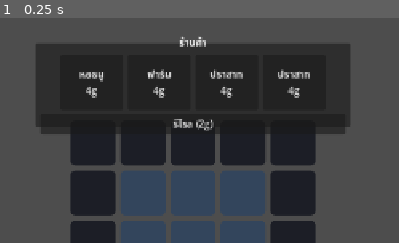
Above: before the commit, frame 1.
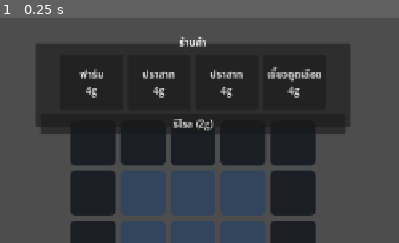
Above: after the commit, the same moment.

Repository: lnwextra2/9-Kings-at-home
Game: Godot game, scene res://scenes/main.tscn
Two runs of this game, one before a commit and one after it. Both use one fixed random seed, a clock stepped at 60 frames per second and the inputs below.
Inputs:
- Up to frame 1 (0.25 s): no input
The pictures show only the part of the screen within x 26-76%, y 0-50%; the shares and areas given below are measured in that part.

The runs differ from the first frame. In frame 1, 0.8% of the frame differs, in the area x 19-81%, y 21-29%.

Commit message:
M4 (core): wave color system — enemies use player cards by color
- GameState.wave_color rolled each floor from colors that have soldier cards
  (currently blue + red); enemy_reroll_cost
- WaveGen: enemies = soldier cards of wave_color, deck of card x level (level
  uncapped via level_for), spawned to count_for budget — no separate roster
- Stats.make_instance_at: compute stats for an arbitrary (uncapped) level
- reward pool = cards of the wave color just fought; GameSim reroll_color action
  (10g, +10 permanent); wave color re-rolls on floor advance
- verified: blue f20 -> archer enemies at level 6, red -> goblins, reward by color

Co-Authored-By: Claude Opus 4.8 <noreply@anthropic.com>

Diff:
--- a/new-game-project/core/game_sim.gd
+++ b/new-game-project/core/game_sim.gd
@@ -22,6 +22,8 @@
             return _pick_reward(state, action.index)
         &"reroll_reward":
             return _reroll_reward(state)
+        &"reroll_color":
+            return _reroll_color(state)
         &"dbg_give":
             state.hand.append(action.data_id)
             return true
@@ -119,7 +121,7 @@
 
 
 static func _roll_reward(state: GameState) -> void:
-    var p: Array = Shop.pool()
+    var p: Array = _reward_pool(state)
     state.reward_cards = []
     for i in 3:
         state.reward_cards.append(state.rng.pick(p).id)
@@ -133,8 +135,27 @@
     state.hand.append(state.reward_cards[index])
     state.reward_cards = []
     state.floor_num += 1
+    state.wave_color = WaveGen.roll_color(state.rng)   # สุ่มสีศัตรู floor ถัดไป
     Shop.roll(state)
     state.phase = &"planning"
+    return true
+
+
+## reward pool = การ์ดสีเดียวกับศัตรูที่เพิ่งสู้ (fallback ร้าน)
+static func _reward_pool(state: GameState) -> Array:
+    var p: Array = Content.by_color(state.wave_color)
+    if p.is_empty():
+        p = Shop.pool()
+    return p
+
+
+## รีโรลสีศัตรู — แพงขึ้นถาวรครั้งละ 10g
+static func _reroll_color(state: GameState) -> bool:
+    if state.gold < state.enemy_reroll_cost:
+        return false
+    state.gold -= state.enemy_reroll_cost
+    state.enemy_reroll_cost += 10
+    state.wave_color = WaveGen.roll_color(state.rng)
     return true
 
 
@@ -143,7 +164,7 @@
         return false
     state.gold -= state.reward_reroll_cost
     state.reward_reroll_cost += 10
-    var p: Array = Shop.pool()
+    var p: Array = _reward_pool(state)
     state.reward_cards = []
     for i in 3:
         state.reward_cards.append(state.rng.pick(p).id)
--- a/new-game-project/core/game_state.gd
+++ b/new-game-project/core/game_state.gd
@@ -4,6 +4,8 @@
 
 var phase: StringName = &"planning"   # planning / combat / reward / gameover
 var floor_num: int = 1
+var wave_color: StringName = &"blue"   # สีศัตรูเวฟนี้ (ศัตรูใช้การ์ดผู้เล่นสีนี้)
+var enemy_reroll_cost: int = 10        # รีโรลสีศัตรู (แพงขึ้นถาวร)
 var gold: int = 30
 var gold_earned: int = 0               # ทองสะสมทั้ง run (สำหรับหน้าสรุป)
 var base_hp: int = 3                   # ชีวิตบ้าน
@@ -35,6 +37,7 @@
 static func new_run(cfg: RunConfig) -> GameState:
 	var s := GameState.new()
 	s.rng = Rng.new()
+	s.wave_color = WaveGen.roll_color(s.rng)
 	s.cols = cfg.board_cols
 	s.rows = cfg.board_rows
 	s.gold = cfg.start_gold
--- a/new-game-project/core/stats.gd
+++ b/new-game-project/core/stats.gd
@@ -18,6 +18,19 @@
         "abilities": d.abilities.duplicate(true),
         "no_spawn": false,
     }
+
+
+## สร้าง instance ที่ level กำหนด (ไม่ cap — สำหรับศัตรู): stat = base × (1+growth)^(lv-1)
+static func make_instance_at(data_id: StringName, level: int) -> Dictionary:
+    var d: CardData = Content.card(data_id)
+    var inst := make_instance(data_id)
+    inst.level = level
+    var g: float = float(level - 1)
+    inst.cur_hp = d.max_hp * pow(1.0 + d.growth_hp, g)
+    inst.cur_attack = d.attack * pow(1.0 + d.growth_attack, g)
+    inst.cur_aspd = pow(1.0 + d.growth_attack_speed, g)
+    inst.cur_count = d.base_count * level
+    return inst
 
 
 ## อัปเลเวล: hp/atk/aspd โต compound %, count (soldier) บวกเชิงเส้น
--- a/new-game-project/core/wave_gen.gd
+++ b/new-game-project/core/wave_gen.gd
@@ -1,9 +1,9 @@
 class_name WaveGen
 extends RefCounted
-## สร้างเวฟศัตรู (team 1) ตาม floor — สูตร scale/count จาก design doc 8.1
-## (ระบบสีศัตรู/ใช้การ์ดสีนั้น = M4; M2 ใช้ goblin ล้วน)
+## เวฟศัตรู = การ์ด "ทหาร" สีเวฟ (เด็ค × level, level ทะลุ 3 ได้) — ไม่มี roster ศัตรูแยก
+## แยกฝั่งด้วยสี HP bar (ทำใน render); ที่นี่แค่ team = 1
 
-const ENEMY_ID := &"goblin"
+const ENEMY_ID := &"goblin"   # ใช้ใน debug spawn
 
 
 static func scale_for(floor_num: int) -> float:
@@ -14,14 +14,58 @@
     return 3 + int(ceil(floor_num * floor_num * 0.24))
 
 
+## enemy level ตาม floor (ทะลุ 3 — ศัตรูไม่มีบัฟ มีแต่ base × level)
+static func level_for(floor_num: int) -> int:
+    return maxi(1, 1 + int(float(floor_num) / 4.0))
+
+
+## สีที่มีการ์ดทหาร (ศัตรูสุ่มจากนี้)
+static func available_colors() -> Array:
+    var seen: Dictionary = {}
+    for d in Content.all():
+        if d.kind == CardData.Kind.SOLDIER:
+            seen[d.color] = true
+    return seen.keys()
+
+
+static func roll_color(rng: Rng) -> StringName:
+    var cols: Array = available_colors()
+    if cols.is_empty():
+        return &"blue"
+    return cols[rng.randi_range(0, cols.size() - 1)]
+
+
+static func _pool(color: StringName) -> Array:
+    var out: Array = []
+    for d in Content.all():
+        if d.kind == CardData.Kind.SOLDIER and d.color == color:
+            out.append(d)
+    return out
+
+
 static func make_wave(state: GameState, cfg: BattleConfig) -> Array:
     var out: Array = []
-    var n: int = count_for(state.floor_num)
-    var scale: float = scale_for(state.floor_num)
+    var pool: Array = _pool(state.wave_color)
+    if pool.is_empty():
+        pool = _pool(&"blue")
+    if pool.is_empty():
+        return out
+    var level: int = level_for(state.floor_num)
+    var target: int = count_for(state.floor_num)
     var span: float = cfg.height - cfg.enemy_y_margin * 2.0
-    for i in n:
-        var t: float = 0.0 if n <= 1 else float(i) / float(n - 1)
-        var y: float = cfg.enemy_y_margin + t * span
-        var x: float = cfg.enemy_x + (i % 3) * cfg.enemy_spread
-        out.append(Unit.from_data_scaled(1, ENEMY_ID, x, y, scale))
+    var placed: int = 0
+    var guard: int = 0
+    while placed < target and guard < target * 4 + 8:
+        guard += 1
+        var d: CardData = pool[state.rng.randi_range(0, pool.size() - 1)]
+        var inst: Dictionary = Stats.make_instance_at(d.id, level)   # การ์ด 1 ใบ ที่ level นี้
+        var n: int = d.base_count * level
+        for i in n:
+            if placed >= target:
+                break
+            var t: float = 0.0 if target <= 1 else float(placed) / float(target - 1)
+            var y: float = cfg.enemy_y_margin + t * span
+            var x: float = cfg.enemy_x + (placed % 3) * cfg.enemy_spread
+            out.append(Unit.from_instance(1, inst, x, y))
+            placed += 1
     return out
